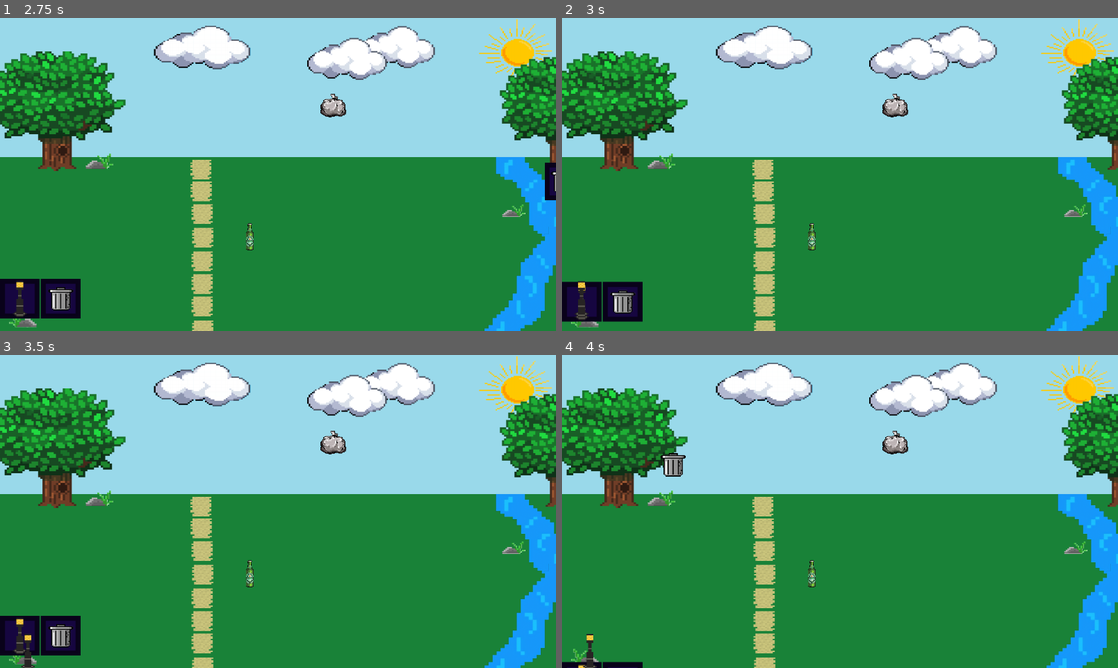
Above: before the commit, frames 1-4 (two rows, left to right).
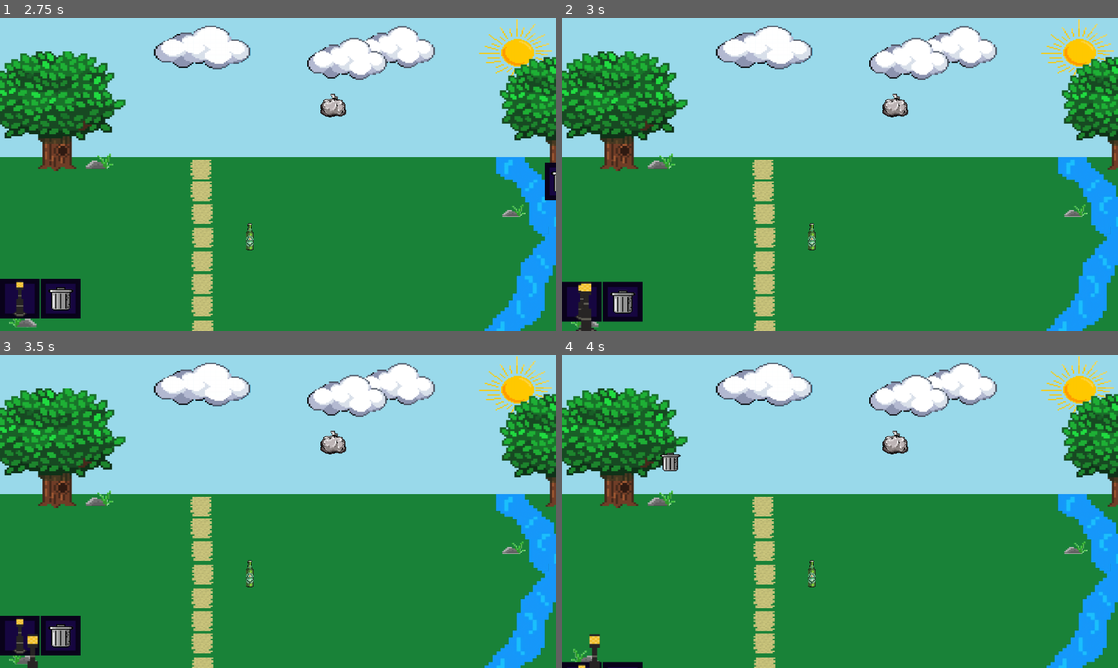
Above: after the commit, the same moments.

Repository: SkinnyJeansPear/PX-Group-2-Repo
Game: Godot game, scene res://Scenes/main_menu.tscn
The game is run twice, just before and just after one commit, with the same random seed, the same clock (stepped at 60 frames per second) and the same inputs.
Inputs (mouse positions are in pixels of both pictures, inside the frame that each line leads up to):
- Up to frame 1 (2.75 s): click "Tutorial" at 0.5 s; tap Enter at 1.25 s; drag from (422, 252) to (333, 105) at 1.27 s; drag from (294, 168) to (250, 237) at 2.02 s
- Up to frame 2 (3 s): move the mouse to (584, 299) at 2.77 s; click (584, 299) at 2.92 s
- Up to frame 3 (3.5 s): no input
- Up to frame 4 (4 s): drag from (623, 636) to (673, 464) at 3.52 s

Frame 1 is identical in both runs. In frame 2, 0.3% of the frame differs, in the area x 2-7%, y 84-100%; in frame 3, 0.2%; in frame 4, 0.5%, in the area x 3-23%, y 31-100%.

Commit message:
Scale and limited objects
Objects now scale when being dragged onto the scene, you can also configure a max amount of times an object can be dragged.

Diff:
--- a/Scenes/Levels/Tutorial.tscn
+++ b/Scenes/Levels/Tutorial.tscn
@@ -104,6 +104,8 @@
 texture = ExtResource("8_qlkbh")
 expand_mode = 1
 script = ExtResource("9_1wrtt")
+max_count = 2
+object_scale = Vector2(1.5, 1.5)
 
 [node name="TextureRect2" type="TextureRect" parent="NavBar/ScrollContainer/HBoxContainer"]
 layout_mode = 2
@@ -126,6 +128,8 @@
 texture = ExtResource("10_1llwk")
 expand_mode = 1
 script = ExtResource("9_1wrtt")
+max_count = 2
+object_scale = Vector2(0.8, 0.8)
 
 [node name="TrashBar" type="Control" parent="."]
 layout_mode = 3
--- a/Scripts/object.gd
+++ b/Scripts/object.gd
@@ -7,19 +7,28 @@
 var drag_sprite: TextureRect = null
 var offset = Vector2.ZERO
 var nav_bar_tween = null
-@onready var game_manager: Node = $"../../../../../GameManager"
+
+@export var max_count: int = 3
+var current_count: int = 0
 
 
+@export var object_scale: Vector2 = Vector2(1.0, 1.0)
+
+@onready var game_manager: Node = $"../../../../../GameManager"
 @onready var drag_layer: Control = get_tree().get_root().get_node("Main/CanvasLayer/DragLayer")
 @onready var tilemap: TileMapLayer = get_tree().get_root().get_node("Main/Grid")
 @onready var nav_bar: Control = get_tree().get_root().get_node("Main/NavBar")
 
 func _ready():
 	mouse_filter = MOUSE_FILTER_PASS
+	check_availability()
 
 func _gui_input(event):
 	if event is InputEventMouseButton and event.button_index == MOUSE_BUTTON_LEFT and event.pressed:
-		start_drag()
+		if current_count < max_count:
+			start_drag()
+		else:
+			print("No more of this item available!")
 
 func _input(event):
 	if event is InputEventMouseButton and event.button_index == MOUSE_BUTTON_LEFT and not event.pressed:
@@ -33,23 +42,14 @@
 func slide_nav_bar(hide: bool):
 	var start_pos = nav_bar.position
 	var end_pos: Vector2
-
 	if hide:
-		end_pos = start_pos + Vector2(0, nav_bar.size.y + 120)  # Slide downward
+		end_pos = start_pos + Vector2(0, nav_bar.size.y + 120)
 	else:
-		end_pos = Vector2(start_pos.x, 0)  # Return to top
-
-	# Cancel any previous tween
+		end_pos = Vector2(start_pos.x, 0)
 	if nav_bar_tween and nav_bar_tween.is_running():
 		nav_bar_tween.kill()
-
-	# Start a new tween
 	nav_bar_tween = create_tween()
-	nav_bar_tween.tween_property(nav_bar, "position", end_pos, 0.4) \
-		.set_trans(Tween.TRANS_SINE) \
-		.set_ease(Tween.EASE_IN_OUT)
-
-	# Optional: disable interaction while hidden
+	nav_bar_tween.tween_property(nav_bar, "position", end_pos, 0.4).set_trans(Tween.TRANS_SINE).set_ease(Tween.EASE_IN_OUT)
 	nav_bar.mouse_filter = MOUSE_FILTER_IGNORE if hide else MOUSE_FILTER_STOP
 
 func start_drag():
@@ -57,12 +57,11 @@
 	drag_sprite = duplicate()
 	drag_sprite.set_script(null)
 	drag_layer.add_child(drag_sprite)
-
 	var sprite_size = drag_sprite.get_size()
 	offset = sprite_size / 2
-
 	drag_sprite.global_position = get_global_mouse_position() - offset
 	drag_sprite.z_index = 1000
+	drag_sprite.scale = object_scale
 
 	await get_tree().process_frame
 	slide_nav_bar(true)
@@ -71,29 +70,26 @@
 	dragging = false
 	if not drag_sprite:
 		return
-
 	var global_pos = get_global_mouse_position()
 	var local_pos = tilemap.to_local(global_pos)
 	var cell = tilemap.local_to_map(local_pos)
 	var cell_key = "%d,%d" % [cell.x, cell.y]
-
 	var game_manager = get_tree().get_root().get_node("Main/GameManager")
 
-	# If dropped over NavBar — cancel
 	if is_over_navbar():
-		print("❌ Dropped on NavBar — canceled.")
+		print("Dropped on NavBar — canceled.")
 		drag_sprite.queue_free()
-
-	# If cell already has any object — cancel
 	elif game_manager.placed_objects.has(cell_key):
-		print("❌ Cell already occupied at:", cell_key)
+		print("Cell already occupied at:", cell_key)
 		drag_sprite.queue_free()
-
-	# Valid drop — store it and snap to grid
 	else:
 		game_manager.placed_objects[cell_key] = drag_sprite
 		drag_sprite.global_position = snap_to_tilemap(global_pos)
-		print("✅ Object placed at:", cell_key)
+		drag_sprite.scale = object_scale
+		current_count += 1
+		check_availability()
+		print("Object placed at:", cell_key, " — Count:", current_count, "/", max_count)
+
 	drag_sprite = null
 	slide_nav_bar(false)
 
@@ -105,8 +101,14 @@
 	var cell = tilemap.local_to_map(local_pos)
 	var cell_origin = tilemap.map_to_local(cell)
 	var snapped_pos = tilemap.to_global(cell_origin)
-
 	snapped_pos += Vector2(TILE_SIZE, TILE_SIZE) / 2
 	snapped_pos -= Vector2(SPRITE_SIZE, SPRITE_SIZE) / 2
+	return snapped_pos
 
-	return snapped_pos
+func check_availability():
+	if current_count >= max_count:
+		modulate = Color(1, 1, 1, 0.4)
+		mouse_filter = MOUSE_FILTER_IGNORE
+	else:
+		modulate = Color(1, 1, 1, 1)
+		mouse_filter = MOUSE_FILTER_PASS
